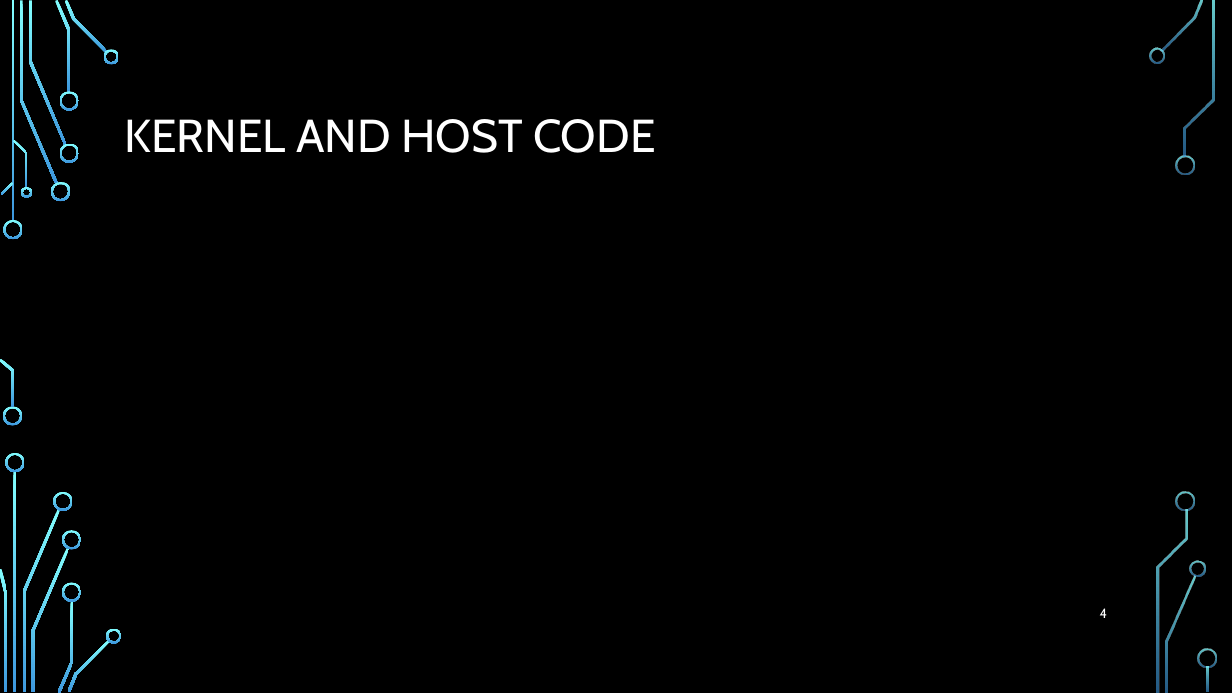
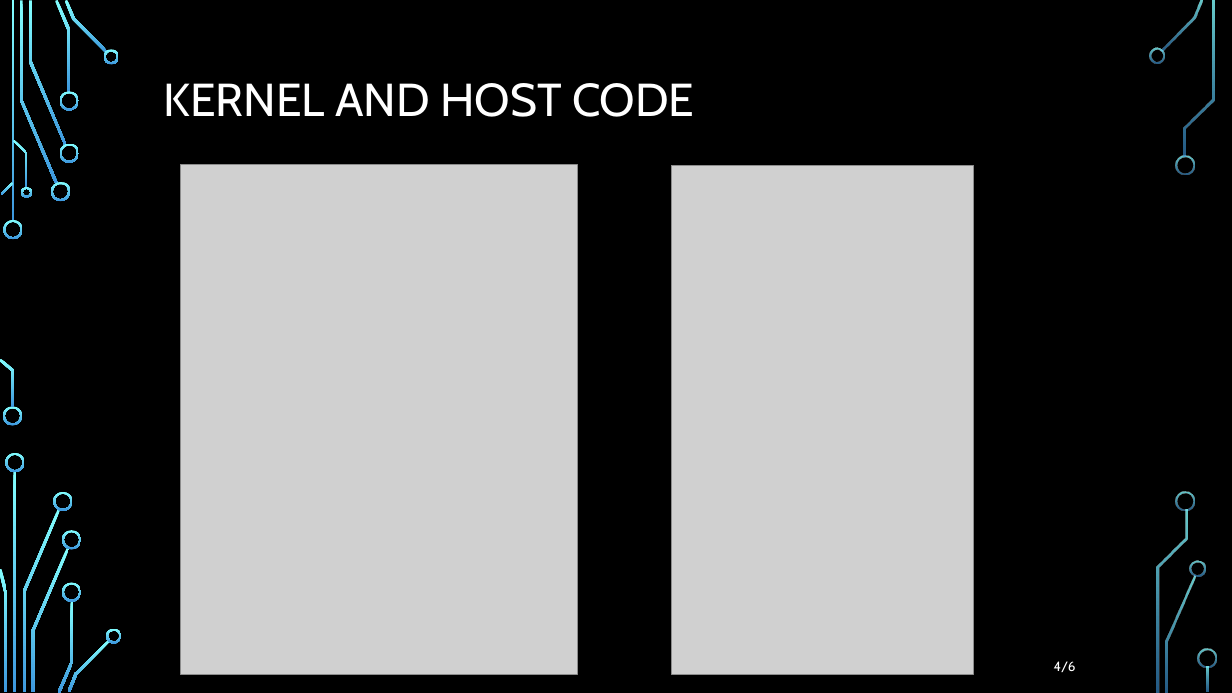
Before and after one commit to Ghuiby12h/HomogeneityEdgeDetection, a slide deck: slide 4 of Presentations/TechHomogeneityEdgeDetection.pptx. Drawn at 1232x693 pixels with LibreOffice and Linux fonts; fonts in the diff are those of the drawing; grey boxes stand for pictures; background and template pictures are left out. Boxes give left, top, right and bottom in pixels: in the first picture for what was removed or moved away, otherwise in the second. Text is boxed around its words. In the diff, an @@ line names an element or a change of style, - is before the commit and + after.

```diff
--- a/Presentations/TechHomogeneityEdgeDetection.pptx
+++ b/Presentations/TechHomogeneityEdgeDetection.pptx
@@ title "KERNEL AND HOST CODE": place and size @@
-title "KERNEL AND HOST CODE" at <box>125,119,655,153</box>
+title "KERNEL AND HOST CODE" at <box>163,83,694,117</box>
@@ picture added at <box>180,165,578,675</box> @@
@@ picture added at <box>672,165,974,675</box> @@
@@ page number at <box>1054,661,1076,672</box>: text changed @@
-4
+4/6
```
Also in this commit, not shown: 3 other slides changed, 3 other files.
